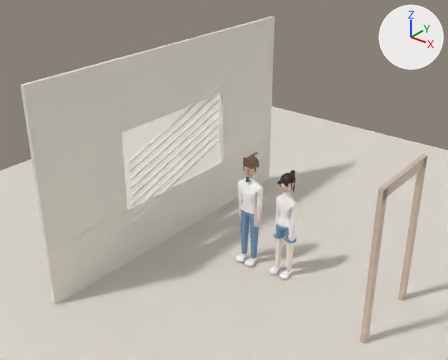
Before and after pictures for a commit that changed the glTF model assets/lm402/characters/onelook_scene.glb.
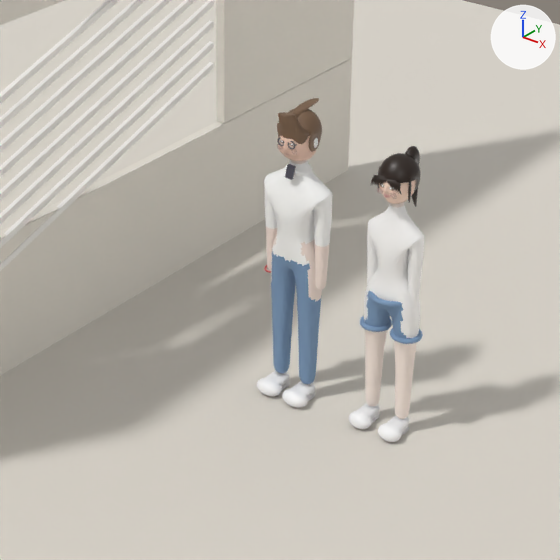
Old and new are each drawn whole from a 50 mm camera at (4.34, -6.39, 5.15) aimed at (-0.41, -0.44, 1.47) and again close up on the part from 31% to 78% of the width and 32% to 90% of the height. Arrows for +X, +Y and +Z are at upper right; the lights stay in place. The last two pictures show the newer version. Where no turn or scale is listed for an object, it has been applied to the vertices. Vertices at exactly the same position are counted once.

Objects in the first close-up: 'BB_body.001', 'BB_collar.001', 'XB_body.001', 'XB_cuffL.001', 'XB_cuffR.001', 'XB_waist.001', 'env_ground', 'env_slat_108', 'env_slat_122', 'env_slat_135', 'env_slat_149', 'env_slat_162', 'env_slat_176', 'env_slat_95', 'env_wall_bot', 'env_wall_r', 'pomp.001' and 20 more.
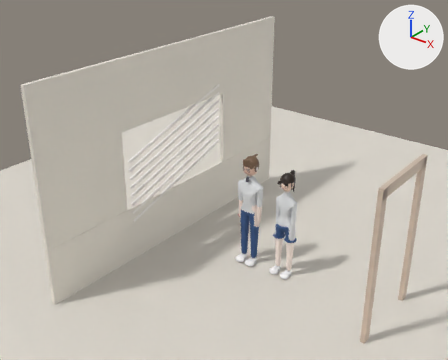
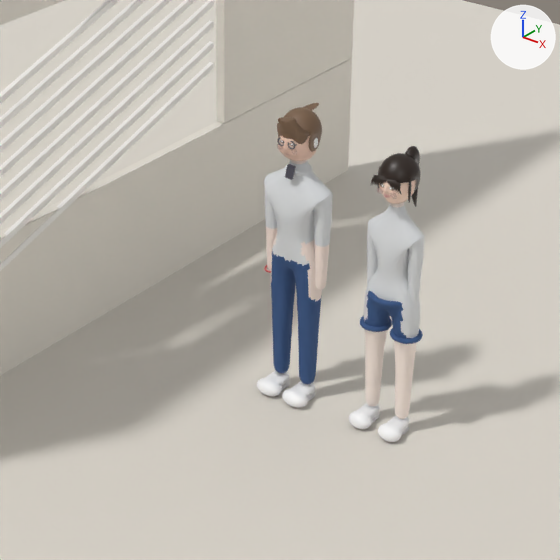
Where the change shows, as pixel boxes [x1, y1, x2, y2] in the close-ups (560 x 560 px; the box of a moved part takes in the faces that stretch with it):
'BB_body.001', recoloured
    both: [264, 160, 333, 384]
'XB_body.001', recoloured (white to light grey)
    both: [364, 204, 424, 347]
'pomp.001', reshaped (11% shorter)
    before: [277, 98, 319, 144]
    after: [277, 103, 319, 144]
'XB_waist.001', recoloured (darker)
    both: [368, 291, 402, 307]
'XB_cuffR.001', recoloured (darker)
    both: [390, 328, 423, 344]
'XB_cuffL.001', recoloured (darker)
    both: [360, 316, 392, 332]
'BB_collar.001', recoloured
    both: [285, 164, 312, 176]
part 1 of me_sphere_1455, moved or reshaped
    before: [278, 98, 319, 127]
    after: [278, 103, 319, 127]

The change, as a diff of the scene's bpy script:
```diff
--- a/assets/lm402/characters/onelook_scene.glb.py
+++ b/assets/lm402/characters/onelook_scene.glb.py
@@ mat_bb_white_009 @@
 mat_bb_white_009 = principled_material('bb_white.009')
-mat_bb_white_009.base_color = (0.97, 0.97, 0.96)  # white #fcfcfa
+mat_bb_white_009.base_color = (0.711, 0.729, 0.748)  # light grey #dbdee0
@@ mat_bb_denim_009 @@
 mat_bb_denim_009 = principled_material('bb_denim.009')
-mat_bb_denim_009.base_color = (0.2, 0.32, 0.5)  # blue #7c99bc
+mat_bb_denim_009.base_color = (0.0363, 0.089, 0.233)  # blue #365485
 mat_bb_denim_009.roughness = 0.85
@@ mat_xb_white_009 @@
 mat_xb_white_009 = principled_material('xb_white.009')
-mat_xb_white_009.base_color = (0.97, 0.96, 0.95)  # white #fcfaf9
+mat_xb_white_009.base_color = (0.711, 0.729, 0.748)  # light grey #dbdee0
 mat_xb_white_009.roughness = 0.45
@@ mat_xb_denim_009 @@
 mat_xb_denim_009 = principled_material('xb_denim.009')
-mat_xb_denim_009.base_color = (0.2, 0.32, 0.5)  # blue #7c99bc
+mat_xb_denim_009.base_color = (0.0363, 0.089, 0.233)  # blue #365485
 mat_xb_denim_009.roughness = 0.85
@@ me_sphere_1455 @@
 # used by ob_pomp_001; location = (-0.29, -0.055, 1.618)
-me_sphere_1455.from_pydata(...)  # 922 vertices, 1840 faces; spans x -0.093..0.093, y -0.111..0.214, z -0.134..0.1
+me_sphere_1455.from_pydata(...)  # 922 vertices, 1840 faces; spans x -0.093..0.093, y -0.111..0.214, z -0.134..0.07
+# me_sphere_1455 part 1: all 441 vertices in x -0.035..0.035, y -0.111..0.214, z 0.019..0.1 are scaled about the mesh origin by (1, 1, 0.7)
 me_sphere_1455.materials.append(mat_xc_hair_005)
```
